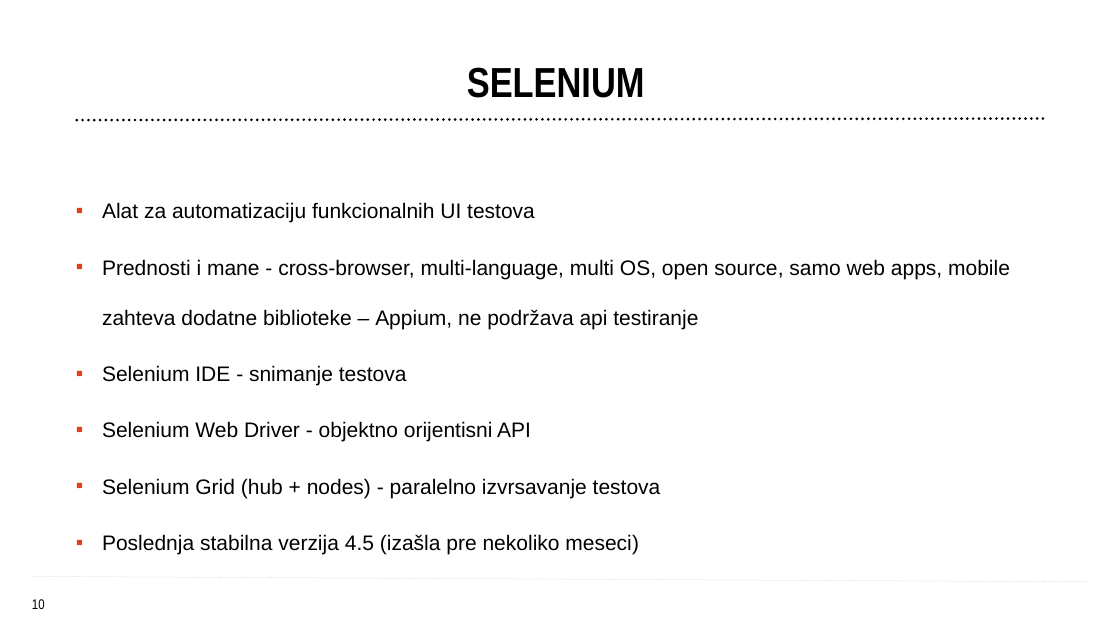
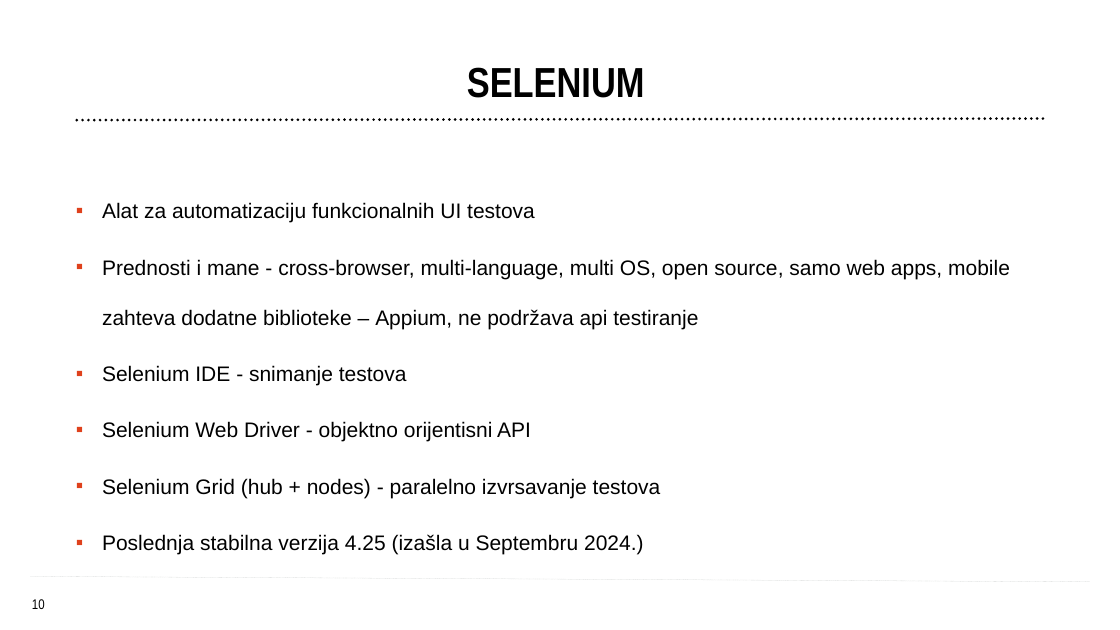
Before and after one commit to endava-training-materials/domaci_zadatak, a slide deck: slide 10 of prezentacije/TA i Selenium osnove - class 1.pptx. Drawn at 1120x630 pixels with LibreOffice and Linux fonts; fonts in the diff are those of the drawing; background and template pictures are left out. Boxes give left, top, right and bottom in pixels: in the first picture for what was removed or moved away, otherwise in the second. Text is boxed around its words. In the diff, an @@ line names an element or a change of style, - is before the commit and + after.

```diff
--- a/prezentacije/TA i Selenium osnove - class 1.pptx
+++ b/prezentacije/TA i Selenium osnove - class 1.pptx
@@ text at <box>102,534,644,554</box>: text changed @@
-  ▪ Poslednja stabilna verzija 4.5 (izašla pre nekoliko meseci)
+  ▪ Poslednja stabilna verzija 4.25 (izašla u Septembru 2024.)
```
Also in this commit, not shown: 5 other slides changed, 3 slides removed, 14 other files.
